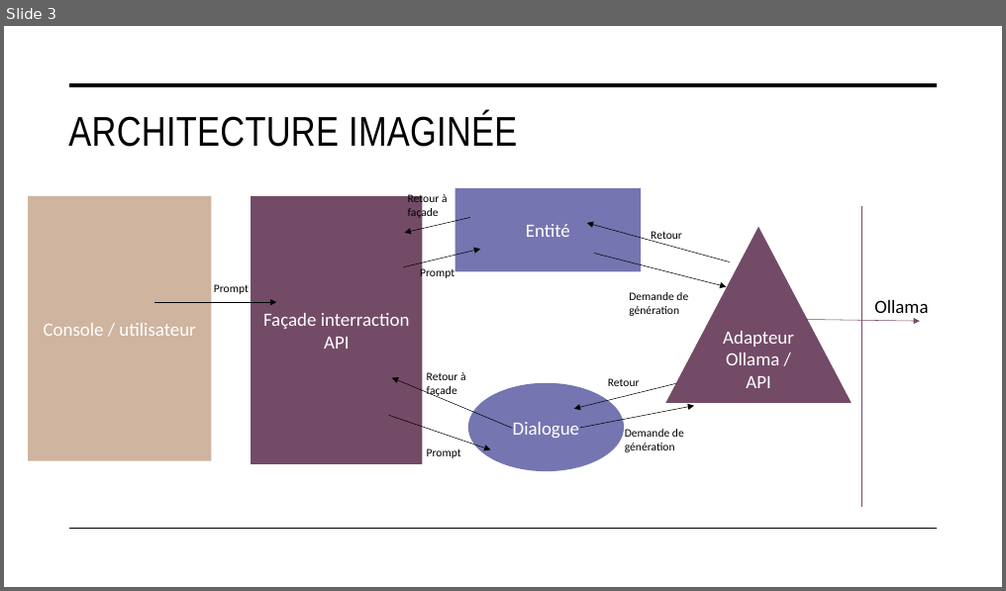
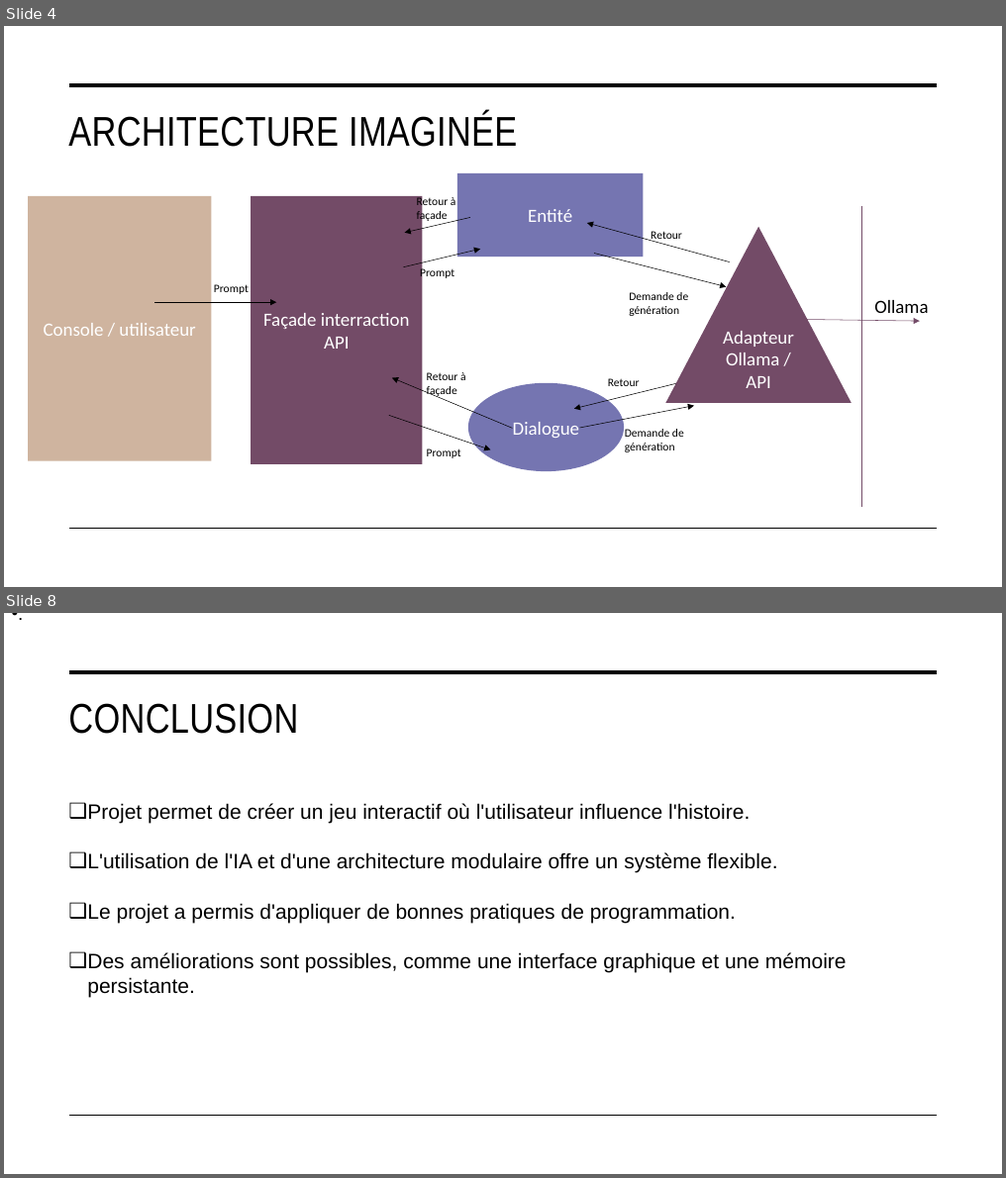
Before and after one commit to enievaR/projet-agent, a slide deck: Concept.pptx. Shown one above the other, each under a label of ours: slide 3 before the commit, slides 4 and 8 after it; the slides between them are not shown. The pictures are 1006x591 and 1006x1178 pixels, drawn with LibreOffice and Linux fonts; fonts in the diff are those of the drawing. Boxes give left, top, right and bottom in pixels: in the first picture for what was removed or moved away, otherwise in the second. Text is boxed around its words. In the diff, an @@ line names an element or a change of style, - is before the commit and + after.

```diff
--- a/Concept.pptx
+++ b/Concept.pptx
@@ slide 8 added at (4,613,1002,1174), background #FFFFFF; not listed: 2 template elements that a slide beside it also shows @@
@@ text added at (4,613,31,628), 18 pt, text #000000 @@
+• .
@@ title added at (68,703,298,734), 40 pt, text #000000 @@
+CONCLUSION
@@ text added at (87,803,846,998), 20 pt, text #000000 @@
+❑ Projet permet de créer un jeu interactif où l'utilisateur influence l'histoire.
+❑ L'utilisation de l'IA et d'une architecture modulaire offre un système flexible.
+❑ Le projet a permis d'appliquer de bonnes pratiques de programmation.
+❑ Des améliorations sont possibles, comme une interface graphique et une mémoire persistante.
@@ what was slide 3 is now slide 4 @@
@@ slide 4 changed as well @@
@@ rectangle "Entité": place and size @@
-rectangle "Entité" at (455,188,642,272)
+rectangle "Entité" at (457,174,644,257)
@@ text "Retour à façade": place and size @@
-text "Retour à façade" at (408,193,448,220)
+text "Retour à façade" at (417,196,456,222)
```
Also in this commit, not shown: 3 other slides changed, 3 other slides added, 1 slide removed.
